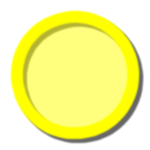
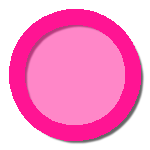
The second 150×150 image is a revision of the first. Changes to its layers:
painted on "Layer #2" over [16, 16, 134, 134]
painted on "Layer" over [9, 9, 141, 141]
